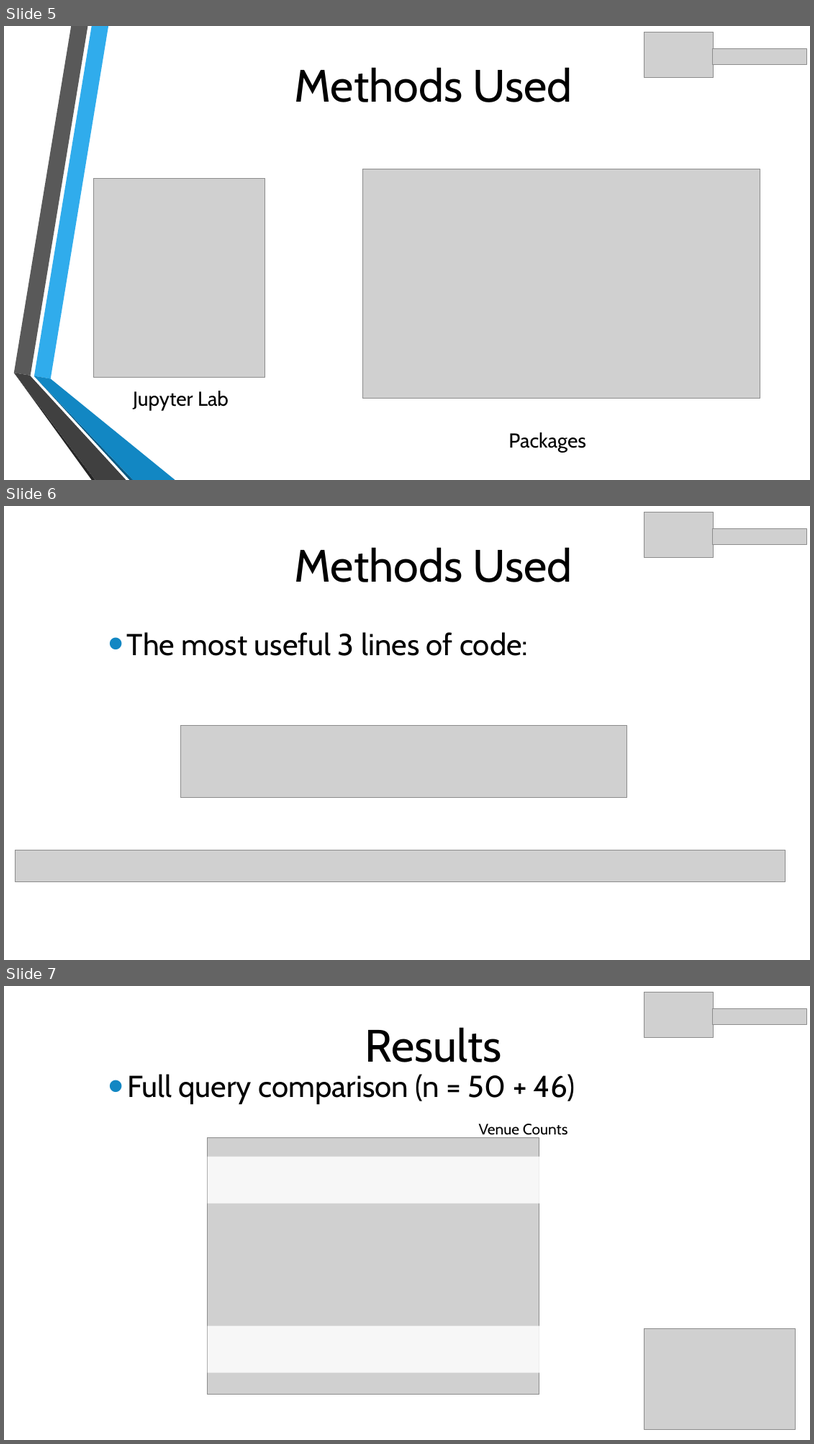
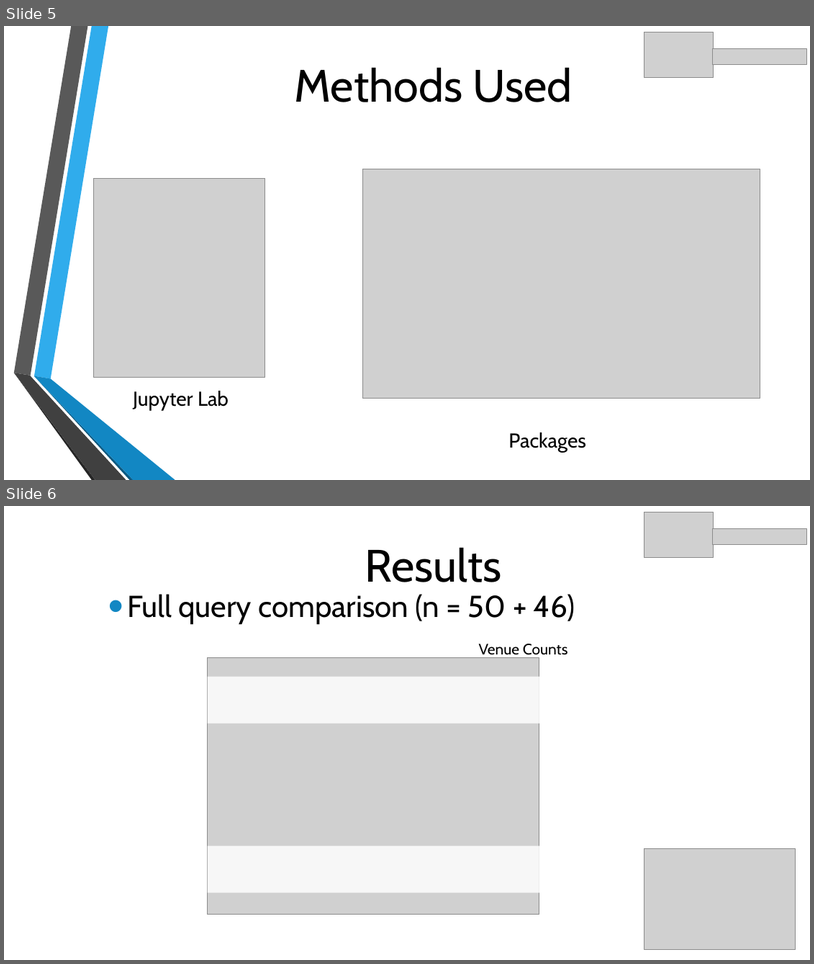
Before and after one commit to NB094/lighthouse-data-notes, a slide deck: Week_2/Day_4/Miniproject 2.pptx. Shown one above the other, each under a label of ours: slides 5, 6 and 7 before the commit, slides 5 and 6 after it. The pictures are 814x1444 and 814x964 pixels, drawn with LibreOffice and Linux fonts; fonts in the diff are those of the drawing; grey boxes stand for pictures; background and template pictures are left out. Boxes give left, top, right and bottom in pixels: in the first picture for what was removed or moved away, otherwise in the second. Text is boxed around its words. In the diff, an @@ line names an element or a change of style, - is before the commit and + after.

```diff
--- a/Week_2/Day_4/Miniproject 2.pptx
+++ b/Week_2/Day_4/Miniproject 2.pptx
@@ slide 6 removed at <box>4,506,810,960</box>, background picture (left out) @@
@@ rectangle removed at <box>4,506,804,960</box> @@
@@ picture removed at <box>645,512,713,558</box> @@
@@ title removed at <box>295,547,572,582</box> @@
-Methods Used
@@ picture removed at <box>714,528,808,544</box> @@
@@ text removed at <box>127,632,528,656</box> @@
-• The most useful 3 lines of code:
@@ picture removed at <box>180,725,628,797</box> @@
@@ picture removed at <box>16,849,786,882</box> @@
@@ what was slide 7 is now slide 6 @@
```
Also in this commit, not shown: 2 slides changed, 32 other files.
